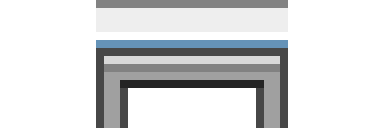
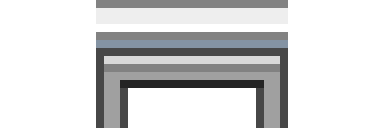
Layered file, before and after one edit (w=384, h=128). Changes by layer:
renamed "Layer 1" to "Layer 2", painted on it over <box>96,24,288,48</box>
